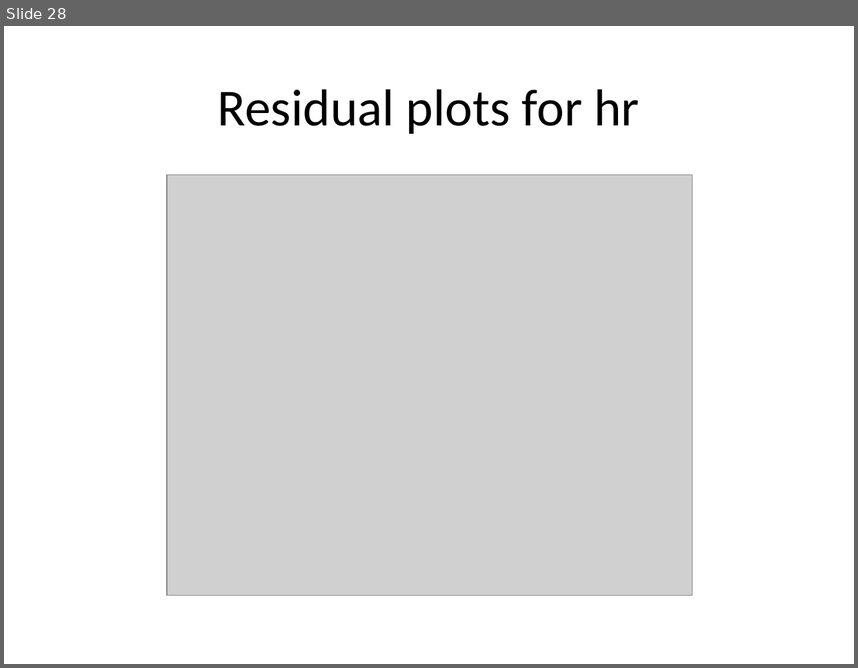
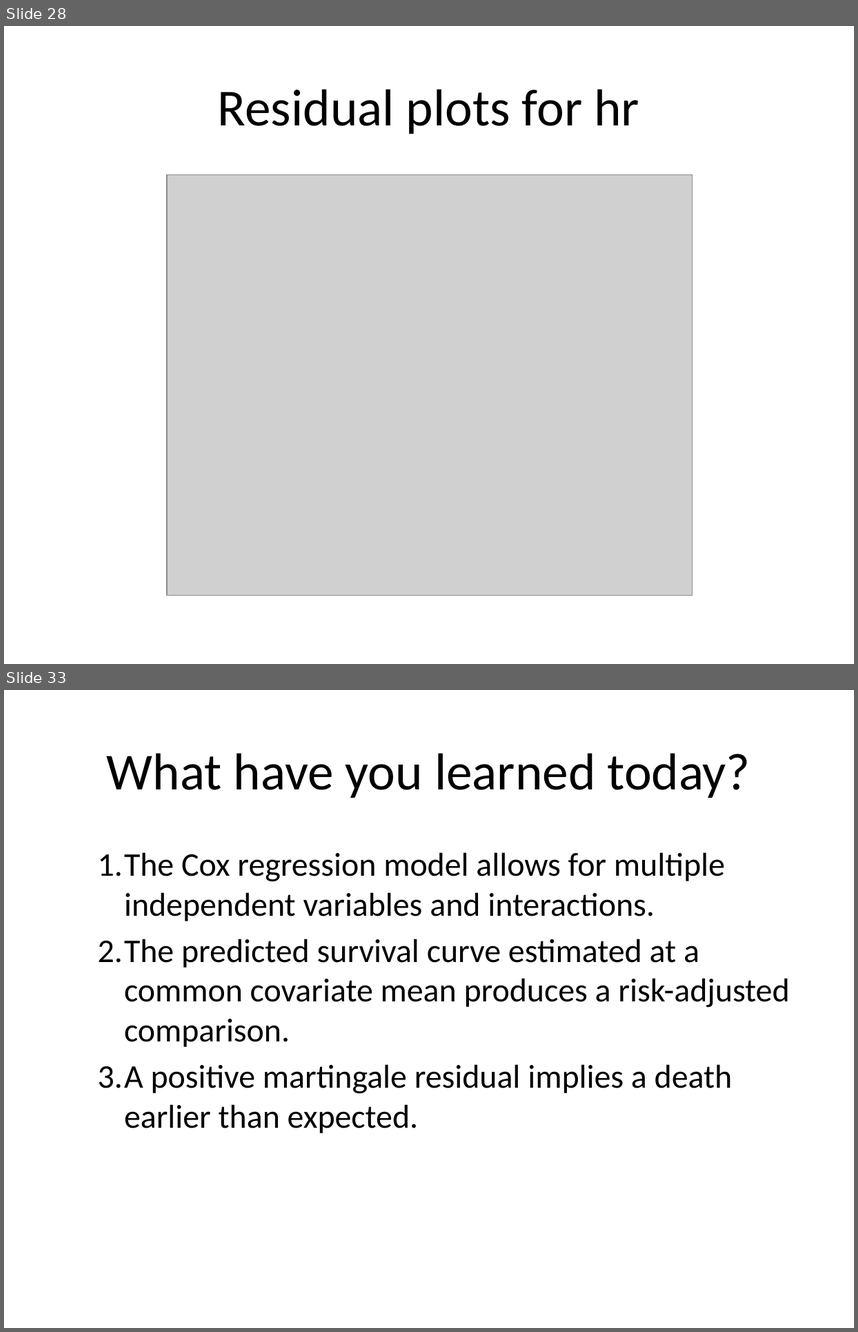
Before and after one commit to pmean/survival-lecture4, a slide deck: r/ppt4.pptx. Shown one above the other, each under a label of ours: slide 28 before the commit, slides 28 and 33 after it; the slides between them are not shown. The pictures are 858x668 and 858x1332 pixels, drawn with LibreOffice and Linux fonts; fonts in the diff are those of the drawing; grey boxes stand for pictures. Boxes give left, top, right and bottom in pixels: in the first picture for what was removed or moved away, otherwise in the second. Text is boxed around its words. In the diff, an @@ line names an element or a change of style, - is before the commit and + after.

```diff
--- a/r/ppt4.pptx
+++ b/r/ppt4.pptx
@@ slide 33 added at [4, 690, 854, 1328], background #FFFFFF @@
@@ title added at [107, 753, 751, 798], 44 pt, text #000000 @@
+What have you learned today?
@@ text added at [98, 852, 789, 1133], 28 pt, text #000000 @@
+  1. The Cox regression model allows for multiple independent variables and interactions.
+  2. The predicted survival curve estimated at a common covariate mean produces a risk-adjusted comparison.
+  3. A positive martingale residual implies a death earlier than expected.
```
Also in this commit, not shown: 2 slides changed, 4 other slides added, 4 slides removed, 2 other files.
